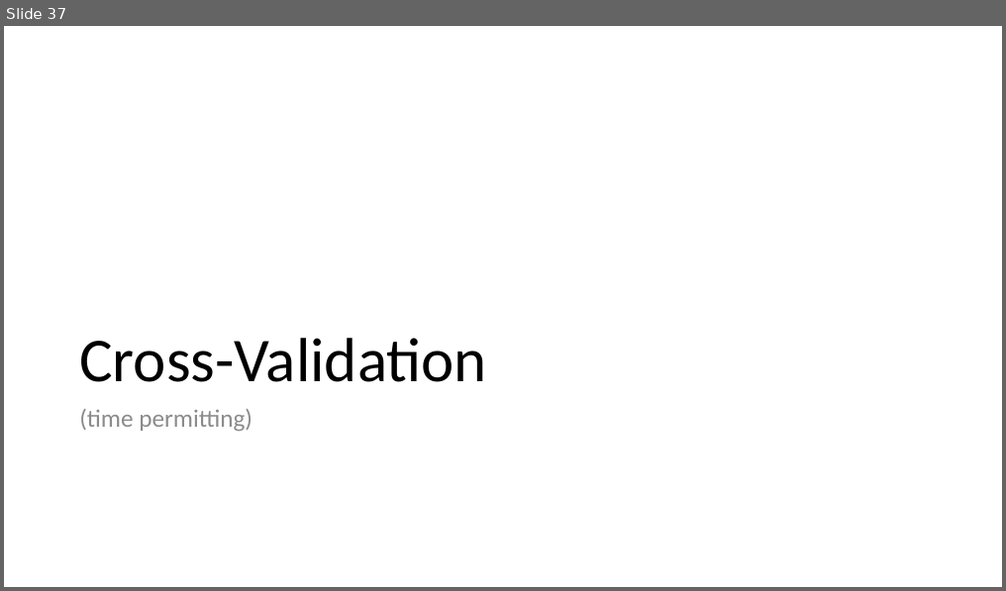
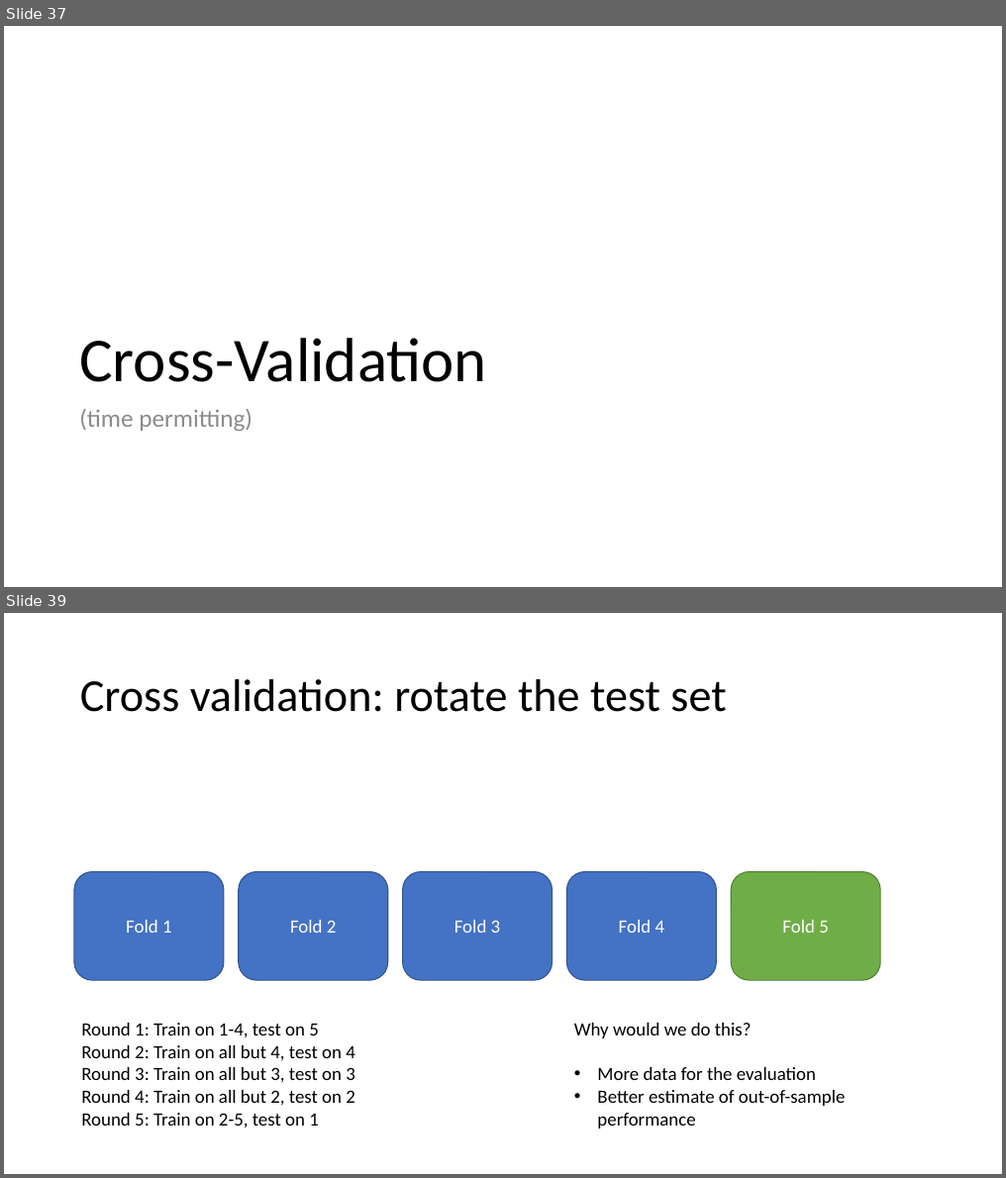
Before and after one commit to mengelhard/mmci_applied_ds, a slide deck: lectures/mitigating_overfitting.pptx. Shown one above the other, each under a label of ours: slide 37 before the commit, slides 37 and 39 after it; the slides between them are not shown. The pictures are 1006x591 and 1006x1178 pixels, drawn with LibreOffice and Linux fonts; fonts in the diff are those of the drawing. Boxes give left, top, right and bottom in pixels: in the first picture for what was removed or moved away, otherwise in the second. Text is boxed around its words. In the diff, an @@ line names an element or a change of style, - is before the commit and + after.

```diff
--- a/lectures/mitigating_overfitting.pptx
+++ b/lectures/mitigating_overfitting.pptx
@@ slide 39 added at (4, 613, 1002, 1174), background #FFFFFF @@
@@ title added at (80, 679, 726, 712), 44 pt, text #000000 @@
+Cross validation: rotate the test set
@@ rounded rectangle added at (74, 872, 224, 980), fill #4472C4, outline #325491 1 pt, 18 pt, text #FFFFFF @@
+Fold 1
@@ rounded rectangle added at (239, 872, 388, 980), fill #4472C4, outline #325491 1 pt, 18 pt, text #FFFFFF @@
+Fold 2
@@ rounded rectangle added at (403, 872, 552, 980), fill #4472C4, outline #325491 1 pt, 18 pt, text #FFFFFF @@
+Fold 3
@@ rounded rectangle added at (567, 872, 717, 980), fill #4472C4, outline #325491 1 pt, 18 pt, text #FFFFFF @@
+Fold 4
@@ rounded rectangle added at (731, 872, 880, 980), fill #70AD47, outline #538035 1 pt, 18 pt, text #FFFFFF @@
+Fold 5
@@ text added at (81, 1023, 355, 1129), 18 pt, text #000000 @@
+Round 1: Train on 1-4, test on 5
+Round 2: Train on all but 4, test on 4
+Round 3: Train on all but 3, test on 3
+Round 4: Train on all but 2, test on 2
+Round 5: Train on 2-5, test on 1
@@ text added at (574, 1023, 846, 1129), 18 pt, text #000000 @@
+Why would we do this?
+• More data for the evaluation
+• Better estimate of out-of-sample performance
```
Also in this commit, not shown: 2 other slides added, 1 slide removed, 1 other file.
